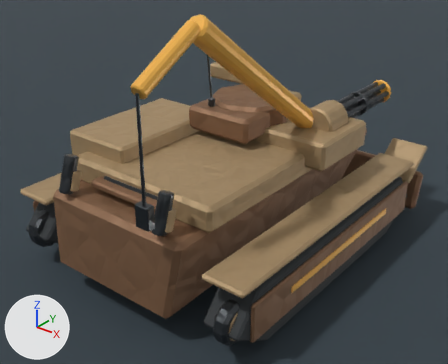
An edit to the Blender file content/source-art/salvage-hauler.blend, drawn before and after from the same camera.
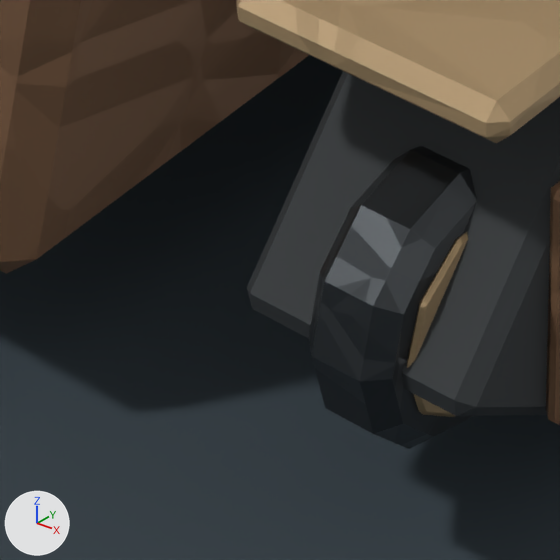
The first picture shows the older version from a 50 mm camera at (3.6, -4.54, 3.49) aimed at (0.1, -0.17, 0.78). The close-ups show the older and then the newer version on the part from 37% to 56% of the width and 76% to 100% of the height of that picture. Only the edits that show in the close-ups are written down. Every picture has the same lights, and +X, +Y and +Z are marked at lower left.

Script lines for the objects in view, before the commit:
```python
me_cube_023 = bpy.data.meshes.new('Cube.023')
me_cube_023.from_pydata(...)  # 24 vertices, 26 faces; spans x -0.21..0.21, y -1.54..1.54, z -0.03..0.03
me_cube_023.materials.append(mat_salvagehauler_lightarmor)
me_cylinder_042 = bpy.data.meshes.new('Cylinder.042')
me_cylinder_042.from_pydata(...)  # 48 vertices, 38 faces; spans x -0.065..0.065, y -0.194..0.194, z -0.194..0.194
me_cylinder_042.materials.append(mat_salvagehauler_gunmetal)
me_plane = bpy.data.meshes.new('Plane')
me_plane.from_pydata([(-100.0, -100.0, 0.0), (100.0, -100.0, 0.0), (-100.0, 100.0, 0.0), (100.0, 100.0, 0.0)], [], [(0, 1, 3, 2)])
me_plane.materials.append(mat_previewfloormat)  # dark blue #354048
ob_previewfloor = bpy.data.objects.new('PreviewFloor', me_plane)
ob_previewfloor.location = (0.0, 0.0, -0.015)
ob_salvagehaulertreads_drivesprocket_r_rim = bpy.data.objects.new('SalvageHaulerTreads_DriveSprocket_R_Rim', me_cylinder_042)
ob_salvagehaulertreads_drivesprocket_r_rim.location = (1.185, -1.408, 0.348)
ob_salvagehaulertreads_fendertop_r = bpy.data.objects.new('SalvageHaulerTreads_FenderTop_R', me_cube_023)
ob_salvagehaulertreads_fendertop_r.location = (1.17, 0.0, 0.74)
# also in view: 'SalvageHaulerTreads_ArmorSkirt_R' at (1.37, 0.0, 0.4); 'SalvageHaulerArmor_Hull' at (0.0, 0.02, 0.6); 'SalvageHaulerTreads_DriveSprocket_R_Dish' at (1.25, -1.41, 0.35); 'SalvageHaulerTreads_Belt_R' at (1.17, 0.0, 0.36)
```
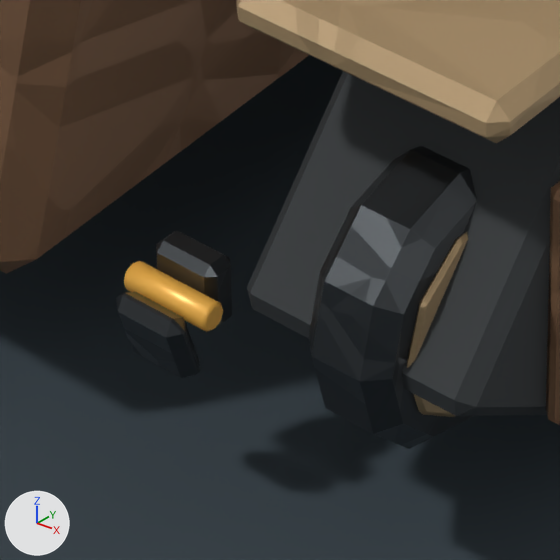
Patch to the scene script:
```diff
--- a/content/source-art/salvage-hauler.blend.py
+++ b/content/source-art/salvage-hauler.blend.py
@@ me_cube_051 @@
+me_cube_051.from_pydata(...)  # 24 vertices, 26 faces; spans x -0.0552..0.0552, y -0.0296..0.0296, z -0.055..0.055
+me_cube_051.materials.append(mat_salvagehauler_gunmetal)
@@ me_cylinder_075 @@
+me_cylinder_075.from_pydata(...)  # 48 vertices, 50 faces; spans x -0.069..0.069, y -0.0197..0.0197, z -0.0197..0.0197
+me_cylinder_075.materials.append(mat_salvagehauler_warning)  # orange #f6b850
@@ me_cube_050 @@
+me_cube_050.from_pydata(...)  # 24 vertices, 26 faces; spans x -0.051..0.051, y -0.025..0.025, z -0.051..0.051
+me_cube_050.materials.append(mat_salvagehauler_gunmetal)
@@ ob_salvagehaulerarmor_rearshackle_shackleloop_2 @@
+ob_salvagehaulerarmor_rearshackle_shackleloop_2 = bpy.data.objects.new('SalvageHaulerArmor_RearShackle_ShackleLoop_2', me_cube_051)
+ob_salvagehaulerarmor_rearshackle_shackleloop_2.location = (0.901, -1.606, 0.258)
@@ ob_salvagehaulerarmor_rearshackle_shacklepin_2 @@
+ob_salvagehaulerarmor_rearshackle_shacklepin_2 = bpy.data.objects.new('SalvageHaulerArmor_RearShackle_ShacklePin_2', me_cylinder_075)
+ob_salvagehaulerarmor_rearshackle_shacklepin_2.location = (0.901, -1.576, 0.3)
@@ ob_salvagehaulerarmor_rearshackle_shacklebracket_2 @@
+ob_salvagehaulerarmor_rearshackle_shacklebracket_2 = bpy.data.objects.new('SalvageHaulerArmor_RearShackle_ShackleBracket_2', me_cube_050)
+ob_salvagehaulerarmor_rearshackle_shacklebracket_2.location = (0.901, -1.536, 0.3)
```

Changed parts and their boxes (x1, y1, x2, y2) in the close-ups (560 x 560 px):
'SalvageHaulerArmor_RearShackle_ShackleLoop_2', added
    after: (116, 292, 200, 378)
'SalvageHaulerArmor_RearShackle_ShackleBracket_2', added
    after: (156, 231, 232, 327)
'SalvageHaulerArmor_RearShackle_ShacklePin_2', added (orange)
    after: (124, 261, 223, 332)
